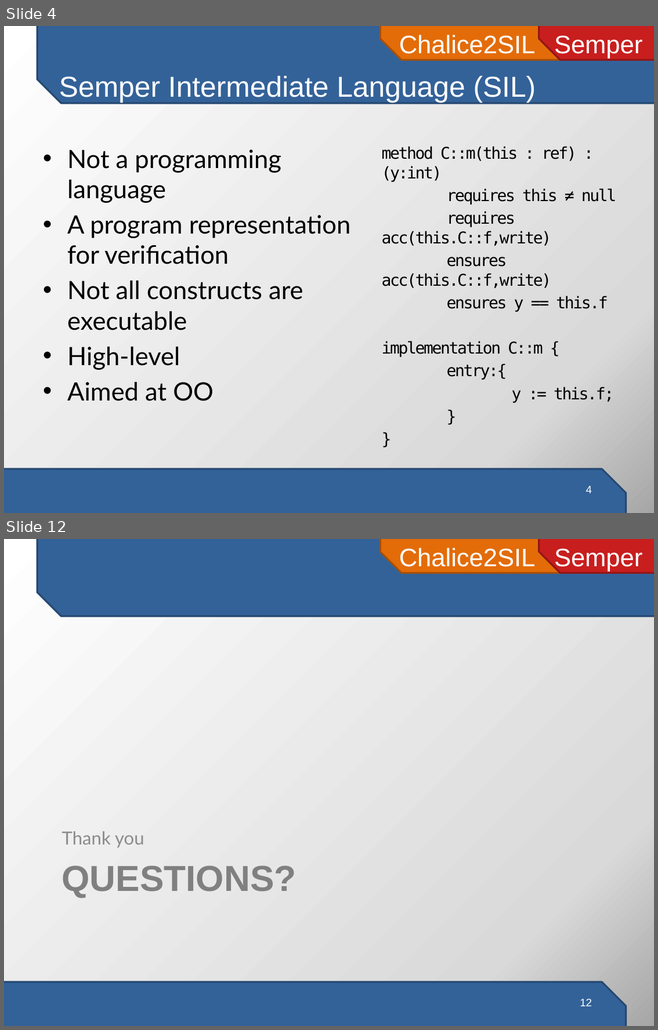
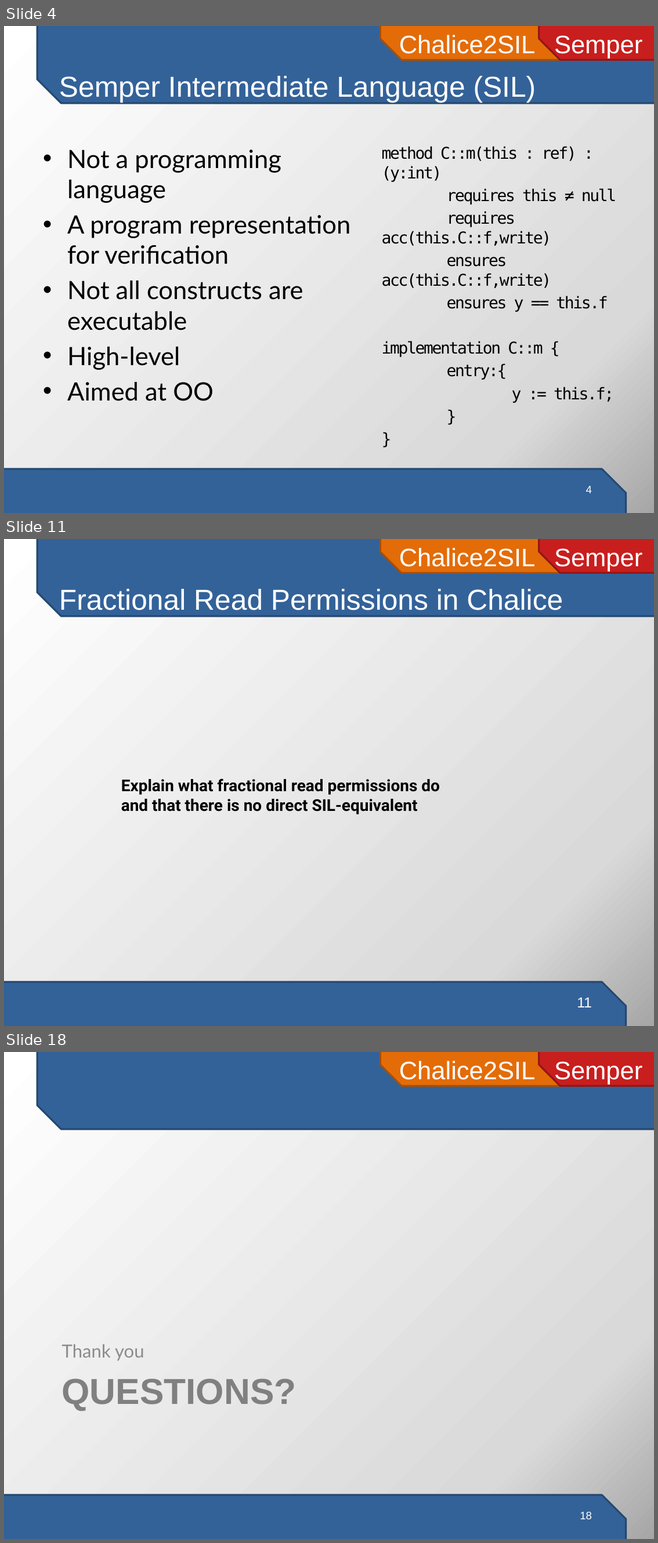
Before and after one commit to viperproject/chalice2silver, a slide deck: chalice2sil/doc/presentation/chalice2sil-presentation.pptx. Shown one above the other, each under a label of ours: slides 4 and 12 before the commit, slides 4, 11 and 18 after it; the slides between them are not shown. The pictures are 658x1030 and 658x1543 pixels, drawn with LibreOffice and Linux fonts; fonts in the diff are those of the drawing. Boxes give left, top, right and bottom in pixels: in the first picture for what was removed or moved away, otherwise in the second. Text is boxed around its words. In the diff, an @@ line names an element or a change of style, - is before the commit and + after.

```diff
--- a/chalice2sil/doc/presentation/chalice2sil-presentation.pptx
+++ b/chalice2sil/doc/presentation/chalice2sil-presentation.pptx
@@ slide 11 added at [4, 539, 654, 1026], background gradient #FFFFFF to #D9D9D9 to #A6A6A6; not listed: 4 template elements that a slide beside it also shows @@
@@ title added at [59, 589, 563, 616], 32 pt, text #FFFFFF @@
+Fractional Read Permissions in Chalice
@@ text added at [121, 779, 440, 815], 18 pt, text #000000, bold @@
+Explain what fractional read permissions do
+and that there is no direct SIL-equivalent
@@ page number added at [576, 998, 592, 1008], 16 pt, text #FFFFFF @@
+11
@@ what was slide 12 is now slide 18 @@
@@ page number at [579, 1512, 592, 1519]: text changed @@
-12
+18
```
Also in this commit, not shown: 2 slides changed, 11 other slides added, 1 other file.
